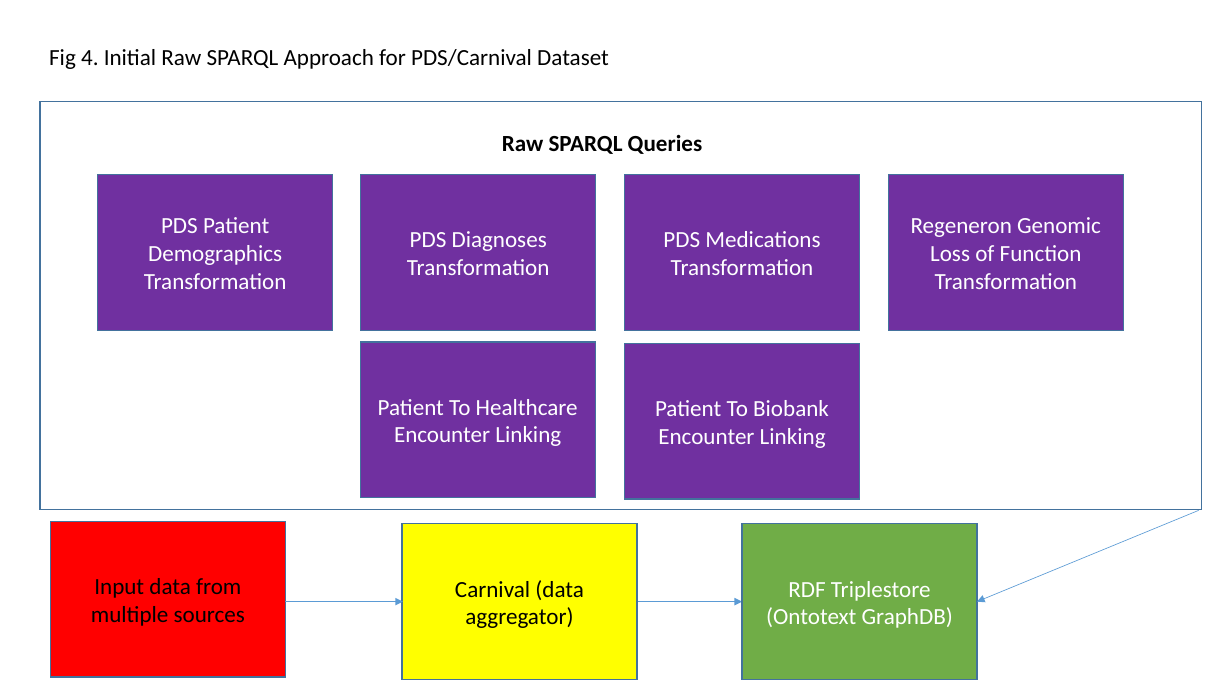
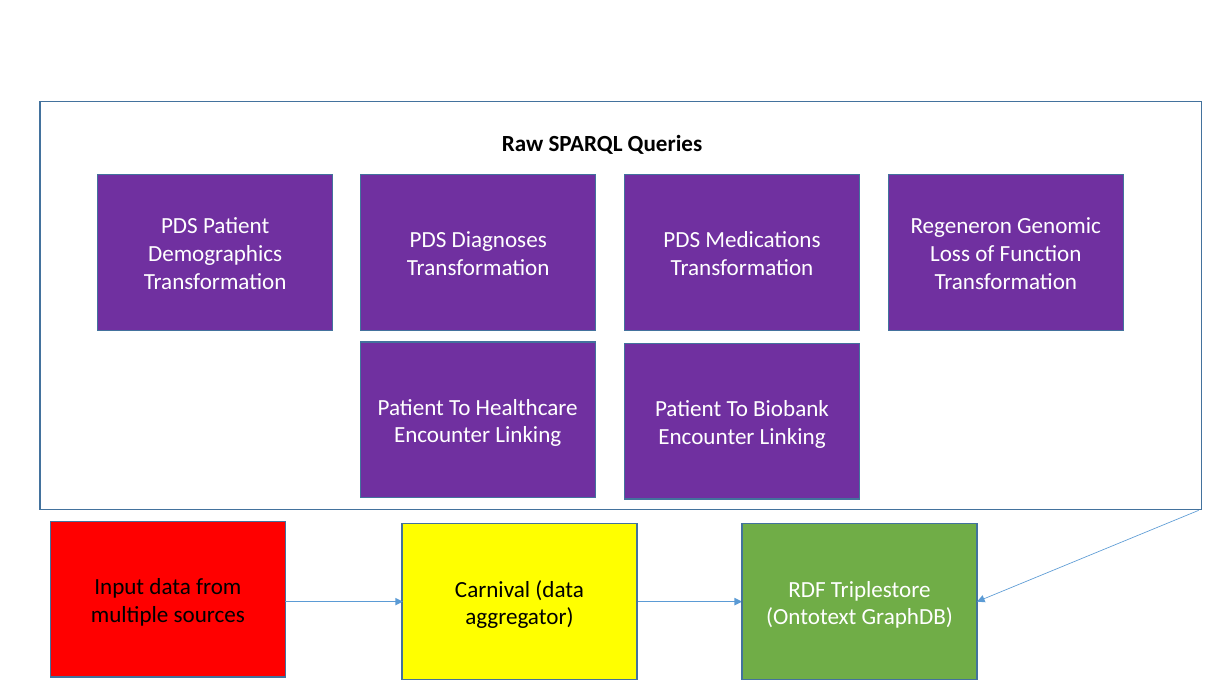
Before and after one commit to PennTURBO/semantic-engine, a slide deck: slide 4 of Acorn_diagrams.pptx. Drawn at 1232x693 pixels with LibreOffice and Linux fonts; fonts in the diff are those of the drawing. Boxes give left, top, right and bottom in pixels: in the first picture for what was removed or moved away, otherwise in the second. Text is boxed around its words. In the diff, an @@ line names an element or a change of style, - is before the commit and + after.

```diff
--- a/Acorn_diagrams.pptx
+++ b/Acorn_diagrams.pptx
@@ text removed at [49, 49, 609, 69] @@
-Fig 4. Initial Raw SPARQL Approach for PDS/Carnival Dataset
```
Also in this commit, not shown: 5 other slides changed, 1 slide added, 1 other file.
